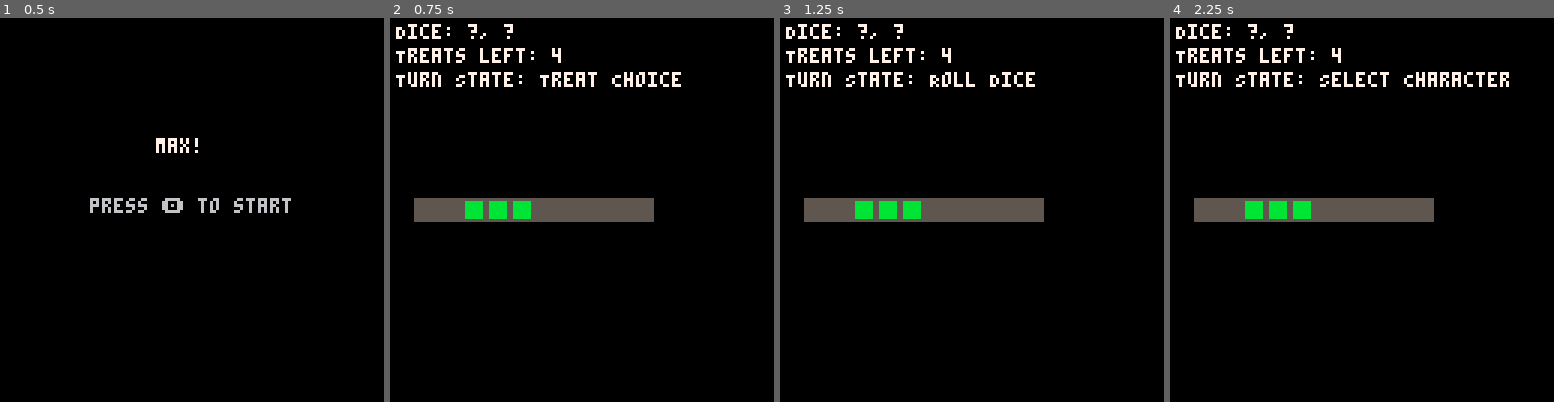
Above: before the commit, frames 1-4 (left to right).
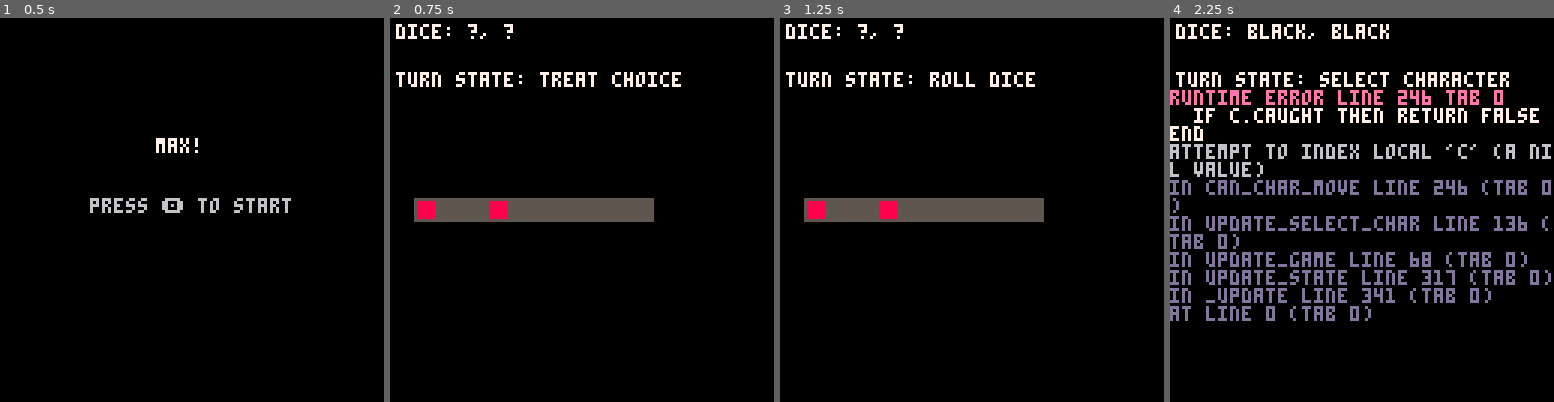
Above: after the commit, the same moments.

Repository: marijnio/pico-max-port
Game: PICO-8 cartridge max.p8
The game is run twice, just before and just after one commit, with the same random seed, the same clock (stepped at 60 frames per second) and the same inputs.
Inputs:
- Up to frame 1 (0.5 s): tap X (X key) at 0.33 s
- Up to frame 2 (0.75 s): tap O (Z key) at 0.7 s
- Up to frame 3 (1.25 s): tap X (X key) at 1.07 s
- Up to frame 4 (2.25 s): hold Right 1.6-2.1 s; tap O (Z key) at 1.7, 2.1 s; tap X (X key) at 1.85 s

Frame 1 is identical in both runs. In frame 2, 1.6% of the frame differs, in the area x 1-61%, y 1-53%; in frame 3, 1.7%; in frame 4, 18%, in the area x 0-100%, y 1-79%.
Error after the commit: runtime error line 246 tab 0; if c.caught then return false end; attempt to index local 'c' (a nil value)

Commit message:
Cleans up a bit and reworks code

Diff:
--- a/character.lua
+++ b/character.lua
@@ -6,7 +6,8 @@
     pos = start_pos,       -- current board index
     start_pos = start_pos, -- for resets
     caught = false,
-    is_critter = is_critter
+    is_critter = is_critter,
+    can_move = false
   }
 end
 
--- a/game.lua
+++ b/game.lua
@@ -9,13 +9,10 @@
 game = {
     state = STATE_TITLE,
     turn_state = TURN_TREAT_CHOICE,
-    treats_left = 4,
     dice = {
         {result=nil}, -- die 1
         {result=nil}  -- die 2
     },
-    green_moves = 0,
-    black_moves = 0,
     active_char = nil,
     chars = {}
 }
@@ -27,13 +24,13 @@
 function init_game()
   player_turn = 1
   max_position = 0
-  add(game.chars, make_char("max", 0, false))
-  add(game.chars, make_char("mouse", 3, true))
-  add(game.chars, make_char("bird", 4, true))
-  add(game.chars, make_char("squirrel", 5, true))
+  add(game.chars, make_char("max", 1, false))
+  add(game.chars, make_char("mouse", 4, true))
+  -- add(game.chars, make_char("bird", 4, true))
+  -- add(game.chars, make_char("squirrel", 5, true))
   init_board()
-
-  game.selected_index = 1
+  printh("game initialized")
+  -- game.selected_index = 1
 end
 
 -- update_game: handle turn-based movement
@@ -55,17 +52,25 @@
 
 
 function update_treat_choice()
-  if btnp(4) and game.treats_left > 0 then -- ❎ to use treat
-    use_treat()
-    game.turn_state = TURN_ROLL_DICE
-  elseif btnp(5) then -- 🅾️ skip
-    game.turn_state = TURN_ROLL_DICE
-  end
+  -- if btnp(4) and game.treats_left > 0 then -- ❎ to use treat
+  --   use_treat()
+  --   game.turn_state = TURN_ROLL_DICE
+  -- elseif btnp(5) then -- 🅾️ skip
+  --   game.turn_state = TURN_ROLL_DICE
+  -- end
+
+  game.turn_state = TURN_ROLL_DICE
+
 end
 
 function update_roll_dice()
   if btnp(4) then
     roll_dice()
+
+    for d in all(game.dice) do
+      printh(d.result)
+    end
+
     game.turn_state = TURN_SELECT_CHAR
   end
 end
@@ -73,25 +78,29 @@
 function roll_dice()
   for d in all(game.dice) do
     d.result = DICE_SIDES[flr(rnd(2)) + 1]
-  end
-
-  -- after rolling, tally up the results
-  game.black_moves = 0
-  game.green_moves = 0
-
-  for d in all(game.dice) do
-    if d.result == "black" then
-      game.black_moves += 1
-    else
-      game.green_moves += 1
-    end
-  end
+    printh(DICE_SIDES[1])
+    -- printh(d.result)
+  end
+
+  -- for d in all(game.dice) do
+  --   if d.result == "black" then
+  --     game.black_moves += 1
+  --   else
+  --     game.green_moves += 1
+  --   end
+  -- end
 
   -- total moves this turn
-  game.moves_left = game.black_moves + game.green_moves
+  -- game.moves_left = game.black_moves + game.green_moves
 end
 
 function update_select_char()
+
+  -- for each character, check if it can move and mark it as selectable
+  for c in all(game.chars) do
+    c.can_move = can_char_move(c)
+  end
+
   -- move selection cursor left/right
   if btnp(0) then next_valid_char(-1) end  -- ⬅️
   if btnp(1) then next_valid_char(1) end   -- ➡️
@@ -208,10 +217,20 @@
 end
 
 function can_char_move(c)
+  -- character can't move if already caught
   if c.caught then return false end
-  if c.is_critter and game.green_moves <= 0 then return false end
-  if not c.is_critter and game.black_moves <= 0 then return false end
+  -- character can't move if no moves left for their type
+  if c.is_critter and dice_left("green") <= 0 then return false end
+  if not c.is_critter and dice_left("black") <= 0 then return false end
   return true
+end
+
+function dice_left(color)
+  local count = 0
+  for d in all(game.dice) do
+    if d.result == color or color == "" then count += 1 end
+  end
+  return count
 end
 
 -- draw_game: draw the board and pieces
@@ -222,21 +241,25 @@
       rectfill(board[i].x, board[i].y, board[i].x+7, board[i].y+7, 5)
   end
 
-    -- draw characters
+  -- draw characters on board
+  -- for every character with a position
   for i, c in ipairs(game.chars) do
-    if c.pos ~= nil and c.pos >= 1 and c.pos <= #board and board[c.pos] then
+    if c.pos ~= nil and board[c.pos] then
+      -- get the cell for the character's position
       local cell = board[c.pos]
-      local col = c.is_critter and 11 or 8
+
+      -- if this character is currently selectable, use a different color
+      local col = c.can_move and 11 or 8
+
+      -- draw the character as a filled rectangle, for now
       rectfill(cell.x+1, cell.y+1, cell.x+6, cell.y+6, col)
-      if i == game.selected_index then
-        rect(cell.x, cell.y, cell.x+7, cell.y+7, 7)
-      end
+
     end
   end
 
   -- display dice results
   if game.dice then
-      local dice_text = "Dice: "
+      local dice_text = "dice: "
       for i, d in ipairs(game.dice) do
           dice_text = dice_text .. (d.result or "?")
           if i < #game.dice then dice_text = dice_text .. ", " end
@@ -244,19 +267,15 @@
       print(dice_text, 2, 2, 7)
   end
 
-  -- display treats left
-  print("Treats left: "..game.treats_left, 2, 10, 7)
-
   -- display current turn state
   local turn_states = {
-      [TURN_TREAT_CHOICE] = "Treat Choice",
-      [TURN_ROLL_DICE] = "Roll Dice",
-      [TURN_SELECT_CHAR] = "Select Character",
-      [TURN_MOVE_CHAR] = "Move Character",
-      [TURN_CHECK_CAUGHT] = "Check Caught",
-      [TURN_END] = "Turn End"
+      [TURN_TREAT_CHOICE] = "treat choice",
+      [TURN_ROLL_DICE] = "roll dice",
+      [TURN_SELECT_CHAR] = "select character",
+      [TURN_MOVE_CHAR] = "move character",
+      [TURN_CHECK_CAUGHT] = "check caught",
+      [TURN_END] = "turn end"
   }
-  print("Turn State: "..(turn_states[game.turn_state] or "Unknown"), 2, 18, 7)
-
-  -- print(debug, 2, 120, 6)
-end
+  print("turn state: "..(turn_states[game.turn_state] or "unknown"), 2, 18, 7)
+
+end
--- a/max.p8
+++ b/max.p8
@@ -7,7 +7,6 @@
 #include ./output/main_out.lua
 #include ./output/character_out.lua
 #include ./output/pq_out.lua
-#include ./output/spinner_out.lua
 #include ./output/title_out.lua
 #include ./output/ui_out.lua
 #include ./output/utils_out.lua
--- a/max_copy.p8
+++ b/max_copy.p8
@@ -7,7 +7,6 @@
 #include ./main.lua
 #include ./character.lua
 #include ./pq.lua
-#include ./spinner.lua
 #include ./title.lua
 #include ./ui.lua
 #include ./utils.lua
--- a/output/character_out.lua
+++ b/output/character_out.lua
@@ -6,7 +6,8 @@
     pos = start_pos,
     start_pos = start_pos,
     caught = false,
-    is_critter = is_critter
+    is_critter = is_critter,
+    can_move = false
   }
 end
 
--- a/output/game_out.lua
+++ b/output/game_out.lua
@@ -9,13 +9,10 @@
 game = {
     state = STATE_TITLE,
     turn_state = TURN_TREAT_CHOICE,
-    treats_left = 4,
     dice = {
         {result=nil},
         {result=nil}
     },
-    green_moves = 0,
-    black_moves = 0,
     active_char = nil,
     chars = {}
 }
@@ -27,13 +24,13 @@
 function init_game()
   player_turn = 1
   max_position = 0
-  add(game.chars, make_char("max", 0, false))
-  add(game.chars, make_char("mouse", 3, true))
-  add(game.chars, make_char("bird", 4, true))
-  add(game.chars, make_char("squirrel", 5, true))
+  add(game.chars, make_char("max", 1, false))
+  add(game.chars, make_char("mouse", 4, true))
+
+
   init_board()
-
-  game.selected_index = 1
+  printh("game initialized")
+
 end
 
 
@@ -55,17 +52,25 @@
 
 
 function update_treat_choice()
-  if btnp(4) and game.treats_left > 0 then
-    use_treat()
-    game.turn_state = TURN_ROLL_DICE
-  elseif btnp(5) then
-    game.turn_state = TURN_ROLL_DICE
-  end
+
+
+
+
+
+
+
+  game.turn_state = TURN_ROLL_DICE
+
 end
 
 function update_roll_dice()
   if btnp(4) then
     roll_dice()
+
+    for d in all(game.dice) do
+      printh(d.result)
+    end
+
     game.turn_state = TURN_SELECT_CHAR
   end
 end
@@ -73,25 +78,29 @@
 function roll_dice()
   for d in all(game.dice) do
     d.result = DICE_SIDES[flr(rnd(2)) + 1]
-  end
-
-
-  game.black_moves = 0
-  game.green_moves = 0
-
-  for d in all(game.dice) do
-    if d.result == "black" then
-      game.black_moves += 1
-    else
-      game.green_moves += 1
-    end
-  end
-
-
-  game.moves_left = game.black_moves + game.green_moves
+    printh(DICE_SIDES[1])
+
+  end
+
+
+
+
+
+
+
+
+
+
+
 end
 
 function update_select_char()
+
+
+  for c in all(game.chars) do
+    c.can_move = can_char_move(c)
+  end
+
 
   if btnp(0) then next_valid_char(-1) end
   if btnp(1) then next_valid_char(1) end
@@ -208,10 +217,20 @@
 end
 
 function can_char_move(c)
+
   if c.caught then return false end
-  if c.is_critter and game.green_moves <= 0 then return false end
-  if not c.is_critter and game.black_moves <= 0 then return false end
+
+  if c.is_critter and dice_left("green") <= 0 then return false end
+  if not c.is_critter and dice_left("black") <= 0 then return false end
   return true
+end
+
+function dice_left(color)
+  local count = 0
+  for d in all(game.dice) do
+    if d.result == color or color == "" then count += 1 end
+  end
+  return count
 end
 
 
@@ -223,20 +242,24 @@
   end
 
 
+
   for i, c in ipairs(game.chars) do
-    if c.pos ~= nil and c.pos >= 1 and c.pos <= #board and board[c.pos] then
+    if c.pos ~= nil and board[c.pos] then
+
       local cell = board[c.pos]
-      local col = c.is_critter and 11 or 8
+
+
+      local col = c.can_move and 11 or 8
+
+
       rectfill(cell.x+1, cell.y+1, cell.x+6, cell.y+6, col)
-      if i == game.selected_index then
-        rect(cell.x, cell.y, cell.x+7, cell.y+7, 7)
-      end
+
     end
   end
 
 
   if game.dice then
-      local dice_text = "Dice: "
+      local dice_text = "dice: "
       for i, d in ipairs(game.dice) do
           dice_text = dice_text .. (d.result or "?")
           if i < #game.dice then dice_text = dice_text .. ", " end
@@ -245,18 +268,14 @@
   end
 
 
-  print("Treats left: "..game.treats_left, 2, 10, 7)
-
-
   local turn_states = {
-      [TURN_TREAT_CHOICE] = "Treat Choice",
-      [TURN_ROLL_DICE] = "Roll Dice",
-      [TURN_SELECT_CHAR] = "Select Character",
-      [TURN_MOVE_CHAR] = "Move Character",
-      [TURN_CHECK_CAUGHT] = "Check Caught",
-      [TURN_END] = "Turn End"
+      [TURN_TREAT_CHOICE] = "treat choice",
+      [TURN_ROLL_DICE] = "roll dice",
+      [TURN_SELECT_CHAR] = "select character",
+      [TURN_MOVE_CHAR] = "move character",
+      [TURN_CHECK_CAUGHT] = "check caught",
+      [TURN_END] = "turn end"
   }
-  print("Turn State: "..(turn_states[game.turn_state] or "Unknown"), 2, 18, 7)
-
-
-end
+  print("turn state: "..(turn_states[game.turn_state] or "unknown"), 2, 18, 7)
+
+end
--- a/output/spinner_out.lua
+++ /dev/null
@@ -1,20 +0,0 @@
-
-
-
-function roll_spinner()
-    return flr(rnd(2)) + 1
-end
-
-function roll_die()
-    if rnd(1) < 0.5 then
-        return "green"
-    else
-        return "black"
-    end
-end
-
-function roll_dice()
-    local d1 = roll_die()
-    local d2 = roll_die()
-    return d1, d2
-end
--- a/spinner.lua
+++ /dev/null
@@ -1,20 +0,0 @@
--- spinner.lua
-
--- simulate a dice roll from 1 to 2
-function roll_spinner()
-    return flr(rnd(2)) + 1
-end
-
-function roll_die()
-    if rnd(1) < 0.5 then
-        return "green"
-    else
-        return "black"
-    end
-end
-
-function roll_dice()
-    local d1 = roll_die()
-    local d2 = roll_die()
-    return d1, d2
-end
Not shown, changed: README.md
